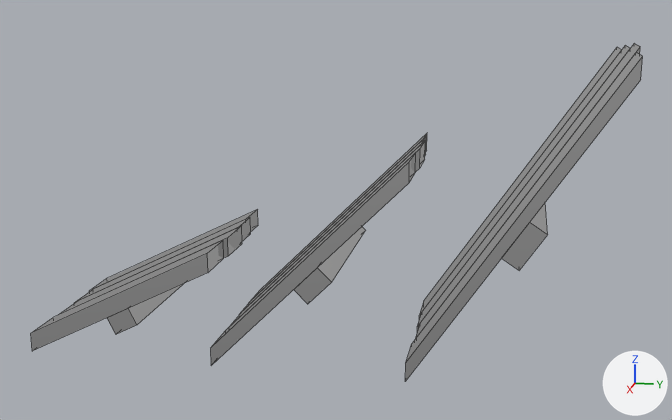
Two versions of the FBX model Assets/Art/Models/Environment/Architecture/Ceilings.fbx, one commit apart.
Camera for both pictures: a 50 mm camera at (-16.25, 13.5, 2.11) aimed at (-20.99, 12.55, 0.93). Lighting does not change. The marker at lower right points along +X, +Y and +Z. Mesh edges are drawn as thin lines. Where no turn or scale is listed for an object, it has been applied to the vertices.

Objects in the first picture: 'CeilingSlanted22,5', 'CeilingSlanted45', 'CeilingSlanted56,5'.
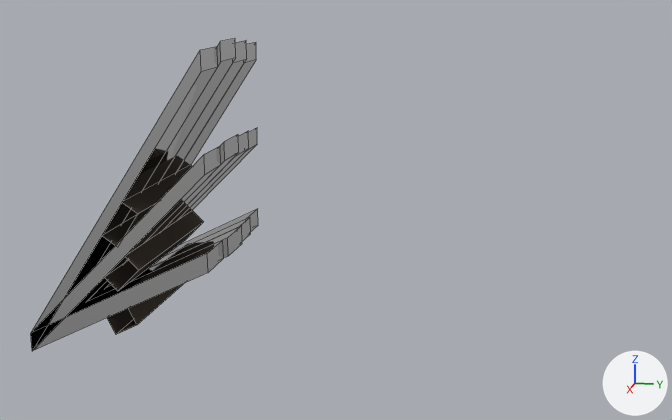
The newer file is also turned or shifted as a whole; pictures and numbers use the older file's frame.

Patch to the scene script:
```diff
--- a/Assets/Art/Models/Environment/Architecture/Ceilings.fbx.py
+++ b/Assets/Art/Models/Environment/Architecture/Ceilings.fbx.py
@@ me_ceilingslanted56_5_001 @@
 me_ceilingslanted56_5_001.from_pydata(...)  # 40 vertices, 29 faces; spans x -0.5..0.5, y -0.52..0.52, z 0.17..1.82
 # verts and faces of me_ceilingslanted56_5_001; kept vertices keep their numbers, new ones are numbered from 40
+# me_ceilingslanted56_5_001 part 9: the loose piece of 8 vertices spanning x 0.25..0.5, y -0.5..0.5, z 0.2..1.8 is moved by (0.0, -2.0, 0.0)
+# me_ceilingslanted56_5_001 part 10: the loose piece of 8 vertices spanning x 0.0..0.25, y -0.48..0.52, z 0.22..1.82 is moved by (0.0, -2.0, 0.0)
+# me_ceilingslanted56_5_001 part 11: the loose piece of 8 vertices spanning x -0.5..-0.25, y -0.52..0.48, z 0.17..1.78 is moved by (0.0, -2.0, 0.0)
+# me_ceilingslanted56_5_001 part 12: the loose piece of 8 vertices spanning x -0.25..0.0, y -0.5..0.5, z 0.2..1.8 is moved by (0.0, -2.0, 0.0)
+# me_ceilingslanted56_5_001 part 13: the loose piece of 8 vertices spanning x -0.5..0.5, y -0.06..0.14, z 0.8..1.04 is deleted
+# me_ceilingslanted56_5_001 part 14
+verts[40] = (-0.5, -1.94, 1.04)  # pixel (190, 164)
+verts[41] = (-0.5, -2.06, 0.86)
+verts[42] = (-0.5, -1.98, 0.8)
+verts[43] = (-0.5, -1.86, 0.98)
+for new, old in zip([*range(44, 48)], [*range(40, 44)]): verts[new] = verts[old] + (1.0, 0.0, 0.0)
+faces += [(42, 43, 47, 46), (40, 44, 47, 43), (41, 42, 46, 45)]  # mat_timberframes (brown #3a2f24)
 me_ceilingslanted56_5_001.materials.append(mat_imphenziapixpal)
+me_ceilingslanted56_5_001.materials.append(mat_timberframes)  # brown #3a2f24
@@ me_ceilingslanted45_001 @@
 me_ceilingslanted45_001.from_pydata(...)  # 40 vertices, 29 faces; spans x -0.5..0.5, y -0.521..0.521, z 0.179..1.321
 # verts and faces of me_ceilingslanted45_001; kept vertices keep their numbers, new ones are numbered from 40
+# me_ceilingslanted45_001 part 1: the loose piece of 8 vertices spanning x 0.25..0.5, y -0.5..0.501, z 0.2..1.3 is moved by (0.0, -1.0, 0.0)
+# me_ceilingslanted45_001 part 2: the loose piece of 8 vertices spanning x 0.0..0.25, y -0.479..0.521, z 0.221..1.321 is moved by (0.0, -1.0, 0.0)
+# me_ceilingslanted45_001 part 3: the loose piece of 8 vertices spanning x -0.5..-0.25, y -0.521..0.479, z 0.179..1.279 is moved by (0.0, -1.0, 0.0)
+# me_ceilingslanted45_001 part 4: the loose piece of 8 vertices spanning x -0.25..0.0, y -0.5..0.5, z 0.2..1.3 is moved by (0.0, -1.0, 0.0)
+# me_ceilingslanted45_001 part 5: the loose piece of 8 vertices spanning x -0.5..0.5, y -0.06..0.131, z 0.569..0.76 is deleted
+# me_ceilingslanted45_001 part 6
+verts[40] = (-0.5, -0.94, 0.76)  # pixel (192, 210)
+verts[41] = (-0.5, -1.06, 0.64)
+verts[42] = (-0.5, -0.989, 0.569)  # pixel (185, 239)
+verts[43] = (-0.5, -0.869, 0.689)  # pixel (203, 221)
+for new, old in zip([*range(44, 48)], [*range(40, 44)]): verts[new] = verts[old] + (1.0, 0.0, 0.0)
+faces += [(42, 43, 47, 46), (40, 44, 47, 43), (41, 42, 46, 45)]  # mat_timberframes (brown #3a2f24)
 me_ceilingslanted45_001.materials.append(mat_imphenziapixpal)
+me_ceilingslanted45_001.materials.append(mat_timberframes)  # brown #3a2f24
@@ me_ceilingslanted22_5_001 @@
 # verts and faces of me_ceilingslanted22_5_001; kept vertices keep their numbers, new ones are numbered from 40
-me_ceilingslanted22_5_001.from_pydata(...)  # 40 vertices, 29 faces; spans x -0.5..0.5, y -0.527..0.527, z 0.186..0.813
+me_ceilingslanted22_5_001.from_pydata(...)  # 40 vertices, 27 faces; spans x -0.5..0.5, y -0.527..0.527, z 0.187..0.814
+# me_ceilingslanted22_5_001 part 7
+delete_faces([(2, 39, 38, 3)])
+# me_ceilingslanted22_5_001 part 8: 3 faces spanning x -0.5..0.5, y -0.06..0.105, z 0.331..0.48 switch from mat_imphenziapixpal (its picture is missing) to mat_timberframes (brown #3a2f24)
```

Pixel boxes [x1, y1, x2, y2] of what changed, in the pictures (672 x 420 px; the box of a moved part takes in the faces that stretch with it):
'CeilingSlanted56,5', reshaped (9% shorter)
    before: [405, 43, 643, 381]
    after: [31, 39, 256, 348]
'CeilingSlanted45', reshaped
    before: [211, 133, 427, 365]
    after: [32, 128, 257, 332]
part 1 of me_ceilingslanted45_001, moved or reshaped
    before: [211, 153, 416, 365]
    after: [32, 146, 221, 332]
part 2 of me_ceilingslanted45_001, moved or reshaped
    before: [230, 141, 425, 326]
    after: [89, 135, 239, 300]
part 3 of me_ceilingslanted45_001, moved or reshaped
    before: [249, 133, 427, 303]
    after: [178, 128, 257, 220]
part 4 of me_ceilingslanted45_001, moved or reshaped
    before: [239, 137, 426, 315]
    after: [107, 131, 249, 287]
part 5 of me_ceilingslanted45_001, deleted
    before: [294, 227, 365, 304]
part 6 of me_ceilingslanted45_001, added
    after: [104, 210, 203, 291]
part 7 of me_ceilingslanted22_5_001, deleted
    before: [107, 308, 136, 334]
part 8 of me_ceilingslanted22_5_001, recoloured
    both: [128, 284, 183, 325]
part 9 of me_ceilingslanted56_5_001, moved or reshaped
    before: [405, 52, 643, 381]
    after: [31, 47, 218, 348]
part 10 of me_ceilingslanted56_5_001, moved or reshaped
    before: [415, 43, 640, 339]
    after: [98, 39, 236, 263]
part 11 of me_ceilingslanted56_5_001, moved or reshaped
    before: [419, 47, 621, 319]
    after: [176, 42, 256, 173]
part 12 of me_ceilingslanted56_5_001, moved or reshaped
    before: [417, 45, 630, 331]
    after: [160, 40, 247, 181]
part 13 of me_ceilingslanted56_5_001, deleted
    before: [502, 203, 548, 270]
part 14 of me_ceilingslanted56_5_001, added
    after: [102, 165, 192, 246]
